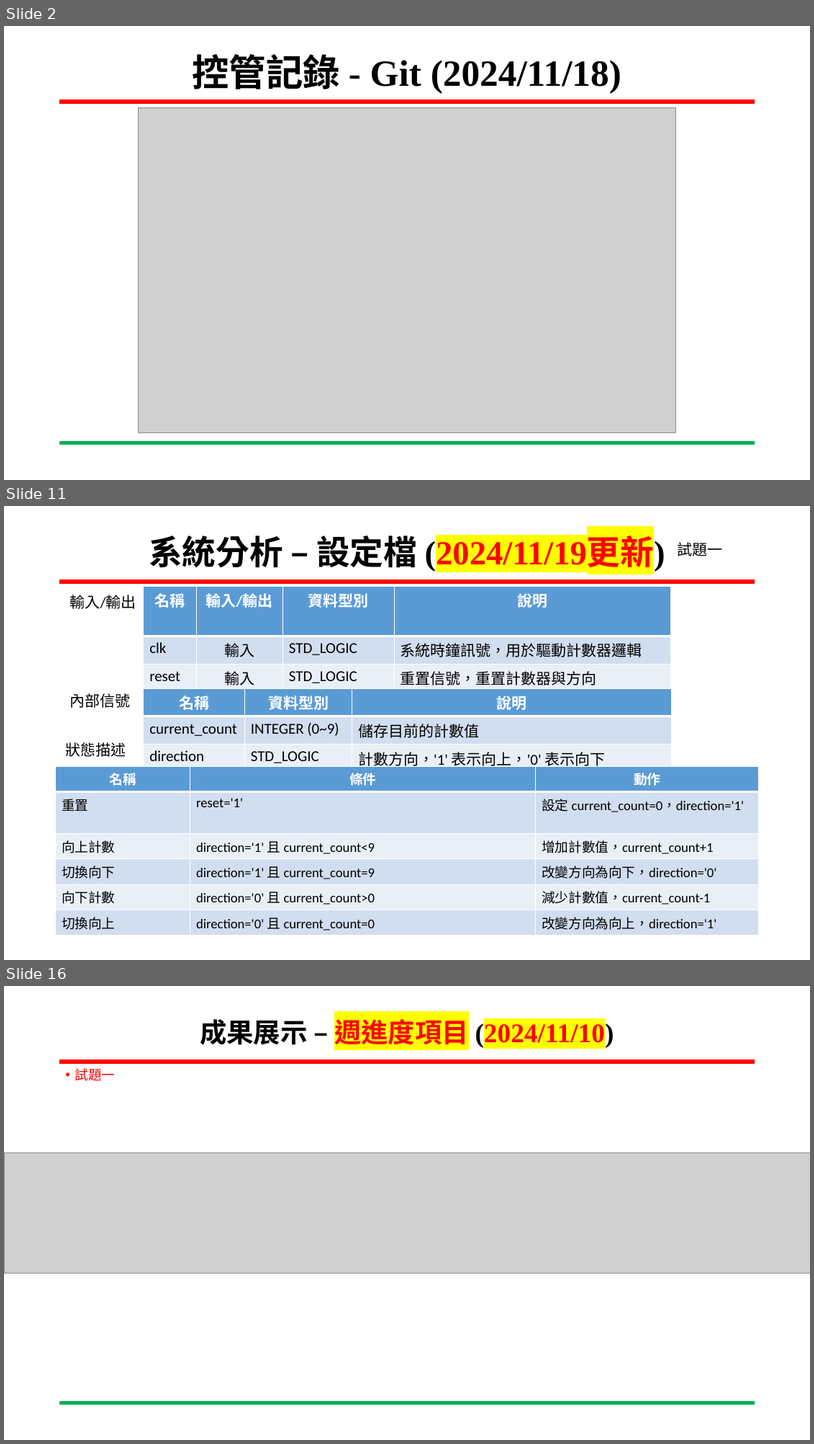
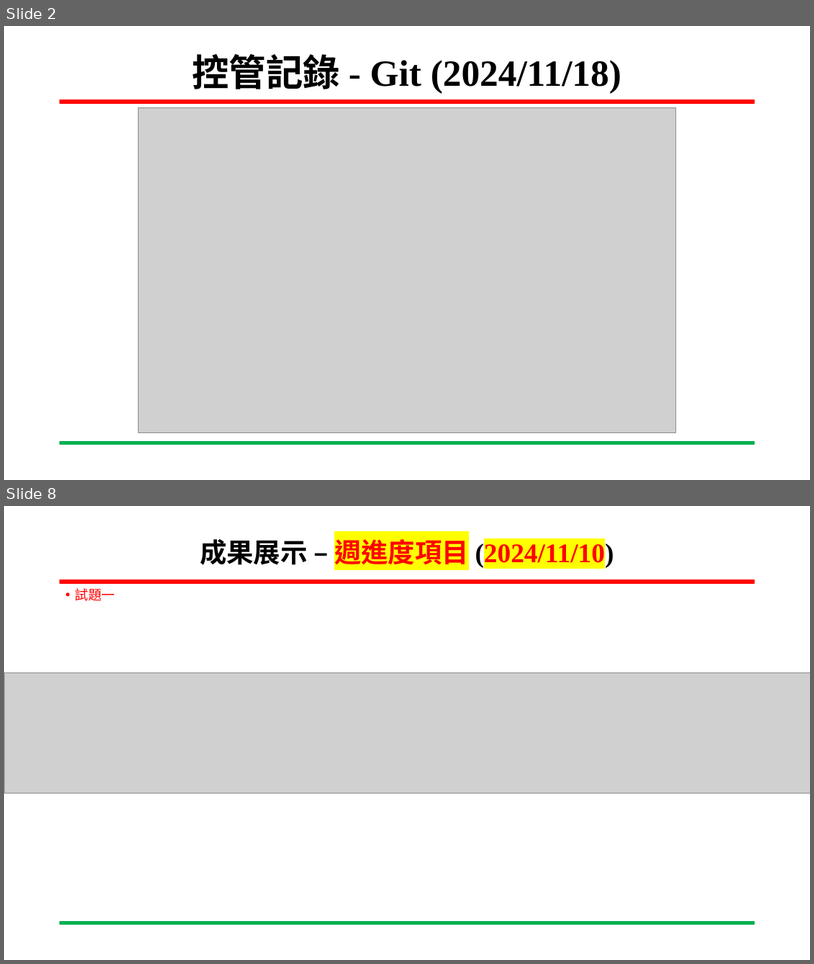
Before and after one commit to wsy0331/SOC_Lab_Exercises, a slide deck: 專案進度報告_吳紹郁_20241121.pptx. Shown one above the other, each under a label of ours: slides 2, 11 and 16 before the commit, slides 2 and 8 after it; the slides between them are not shown. The pictures are 814x1444 and 814x964 pixels, drawn with LibreOffice and Linux fonts; fonts in the diff are those of the drawing; grey boxes stand for pictures; background and template pictures are left out. Boxes give left, top, right and bottom in pixels: in the first picture for what was removed or moved away, otherwise in the second. Text is boxed around its words. In the diff, an @@ line names an element or a change of style, - is before the commit and + after.

```diff
--- a/專案進度報告_吳紹郁_20241121.pptx
+++ b/專案進度報告_吳紹郁_20241121.pptx
@@ slide 11 removed at [4, 506, 810, 960], background #FFFFFF; not listed: 2 template elements that a slide beside it also shows @@
@@ title removed at [149, 536, 666, 572] @@
-系統分析 – 設定檔 (2024/11/19更新)
@@ text removed at [677, 542, 723, 556] @@
-試題一
@@ table removed at [144, 586, 671, 771], 4 rows, 4 columns @@
-名稱 | 輸入/輸出 | 資料型別 | 說明
-clk | 輸入 | STD_LOGIC | 系統時鐘訊號，用於驅動計數器邏輯
-reset | 輸入 | STD_LOGIC | 重置信號，重置計數器與方向
-count | 輸出 | INTEGER (0~9) | 當前計數值
@@ text removed at [70, 595, 136, 609] @@
-輸入/輸出
@@ text removed at [70, 693, 131, 708] @@
-內部信號
@@ table removed at [144, 688, 672, 771], 3 rows, 3 columns @@
-名稱 | 資料型別 | 說明
-current_count | INTEGER (0~9) | 儲存目前的計數值
-direction | STD_LOGIC | 計數方向，'1' 表示向上，'0' 表示向下
@@ text removed at [65, 742, 126, 757] @@
-狀態描述
@@ table removed at [55, 766, 759, 933], 6 rows, 3 columns @@
-名稱 | 條件 | 動作
-重置 | reset='1' | 設定 current_count=0，direction='1'
-向上計數 | direction='1' 且 current_count<9 | 增加計數值，current_count+1
-切換向下 | direction='1' 且 current_count=9 | 改變方向為向下，direction='0'
-向下計數 | direction='0' 且 current_count>0 | 減少計數值，current_count-1
-切換向上 | direction='0' 且 current_count=0 | 改變方向為向上，direction='1'
@@ what was slide 16 is now slide 8 @@
```
Also in this commit, not shown: 5 slides changed, 9 other slides removed, 1 other file.
